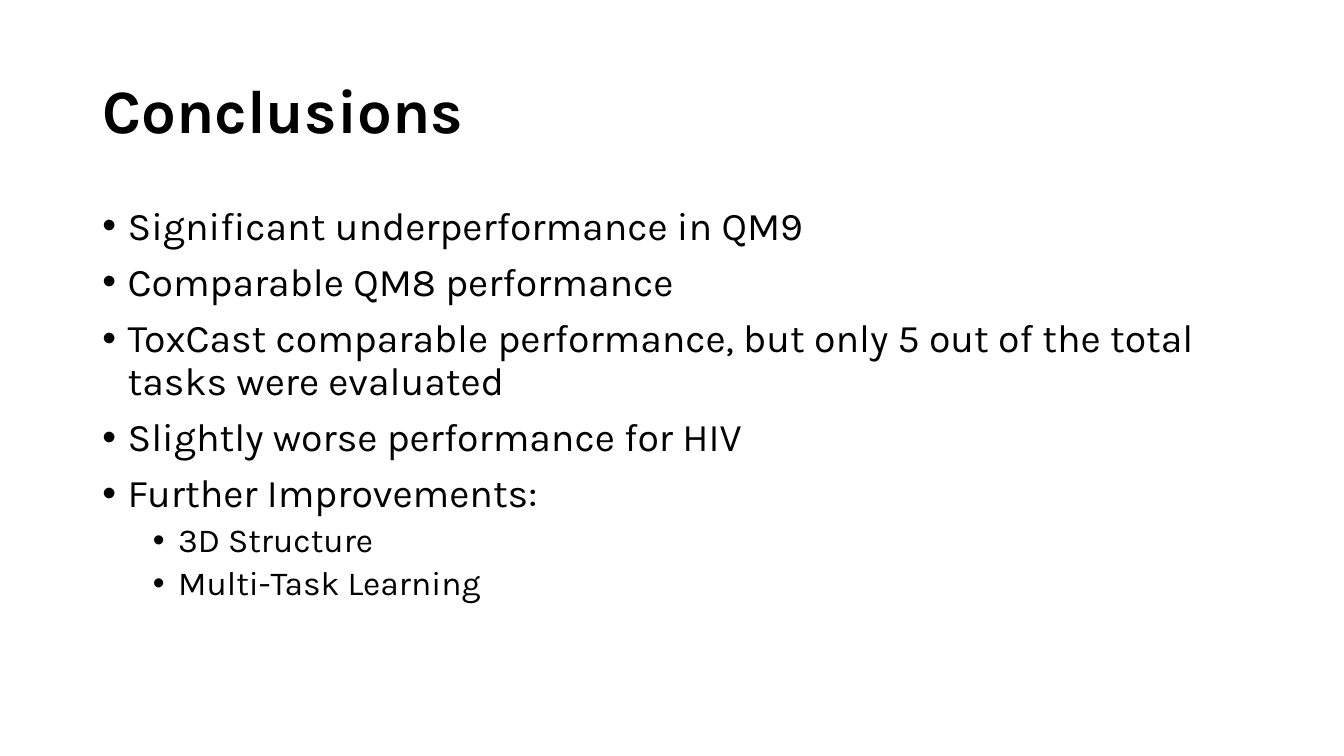
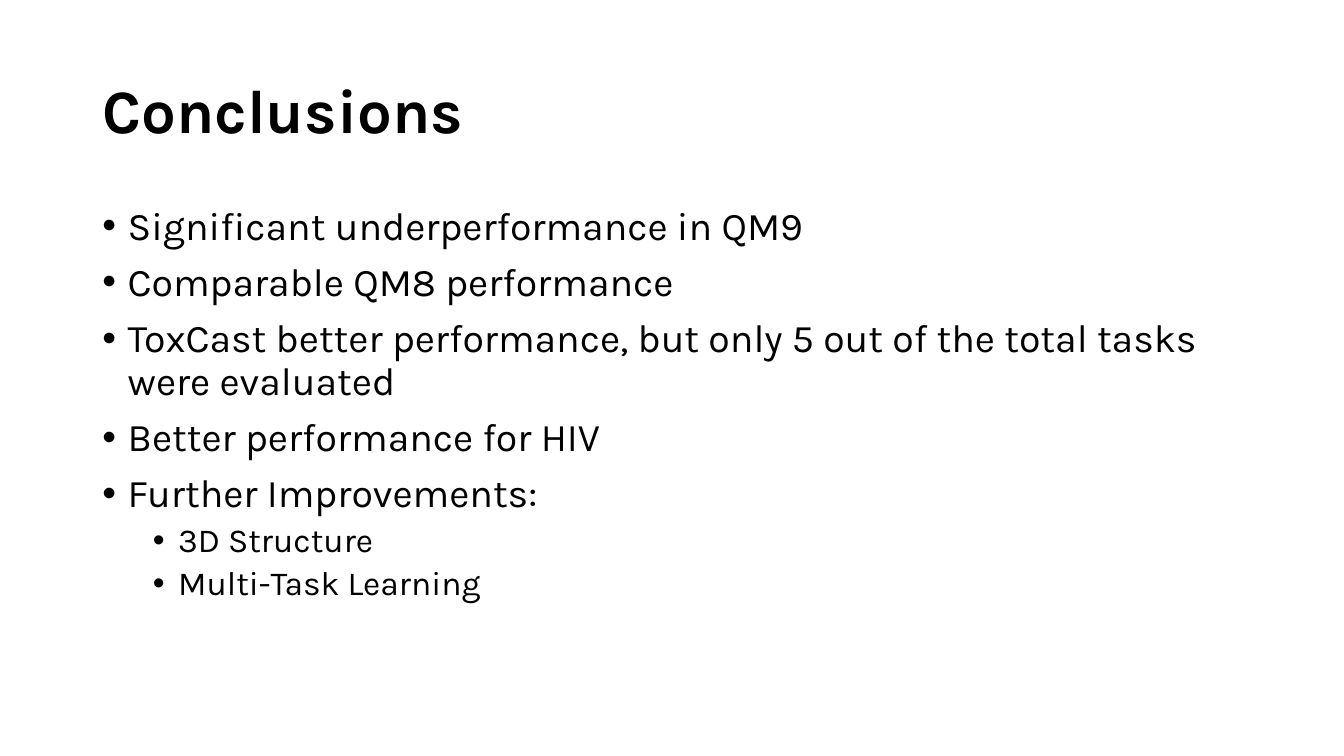
Before and after one commit to Marcoxmas/DataMiningProj, a slide deck: slide 14 of presentation/DM_Presentation.pptx (slide 11 before the commit). Drawn at 1344x756 pixels with LibreOffice and Linux fonts; fonts in the diff are those of the drawing; background and template pictures are left out. Boxes give left, top, right and bottom in pixels: in the first picture for what was removed or moved away, otherwise in the second. Text is boxed around its words. In the diff, an @@ line names an element or a change of style, - is before the commit and + after.

```diff
--- a/presentation/DM_Presentation.pptx
+++ b/presentation/DM_Presentation.pptx
@@ text at box(128, 325, 1197, 461): text changed @@
-• ToxCast comparable performance, but only 5 out of the total tasks were evaluated
-• Slightly worse performance for HIV
+• ToxCast better performance, but only 5 out of the total tasks were evaluated
+• Better performance for HIV
```
Also in this commit, not shown: 6 other slides changed, 3 slides added, 1 other file.
